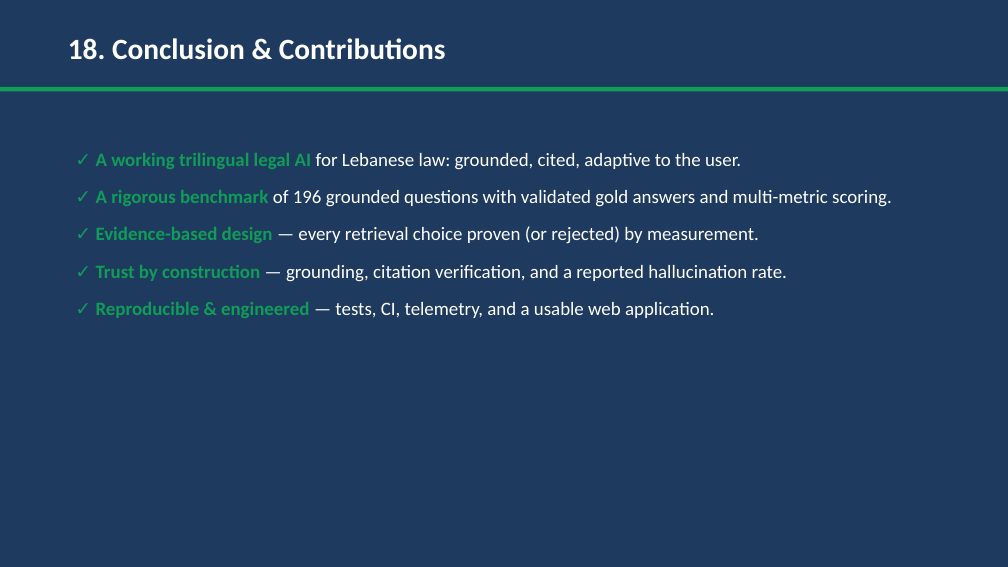
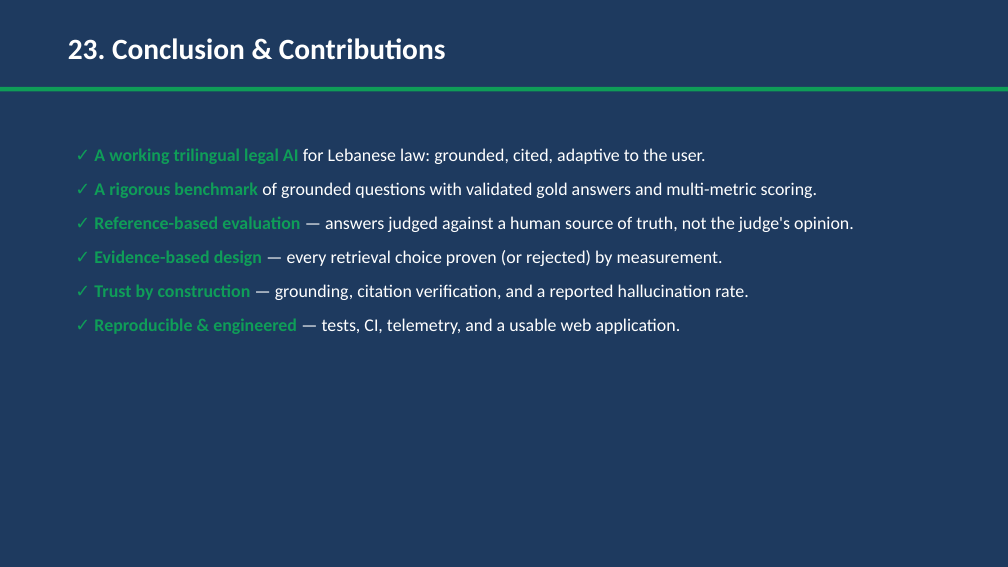
Before and after one commit to MohamadELOssman/legal_ai_agent, a slide deck: slide 26 of Legal_AI_Academic_Presentation.pptx (slide 21 before the commit). Drawn at 1008x567 pixels with LibreOffice and Linux fonts; fonts in the diff are those of the drawing. Boxes give left, top, right and bottom in pixels: in the first picture for what was removed or moved away, otherwise in the second. Text is boxed around its words. In the diff, an @@ line names an element or a change of style, - is before the commit and + after.

Commit message:
Expand academic presentation to 26 slides (prompts, judge, generation, source of truth)
Add dedicated detailed slides with real prompt excerpts:
- How agents are instructed (system prompts) + structured outputs & grounding rules
- Benchmark question generation (grounded process + generation prompt)
- The Evaluator Agent / LLM-as-judge (rubric, reference-free prompt)
- The Source-of-Truth reference answer (why it matters, reference-based prompt, mandatory)
Plus expanded architecture captions and workflow detail.

```diff
--- a/Legal_AI_Academic_Presentation.pptx
+++ b/Legal_AI_Academic_Presentation.pptx
@@ text at (68,38,446,60): text changed @@
-18. Conclusion & Contributions
+23. Conclusion & Contributions
@@ text at (94,148,748,334): size 18 to 17 pt in "✓ A working trilingual legal AI for ...", "✓ Evidence-based design — every retrieval choice ...", "✓ Trust by construction — grounding, citation ...", "✓ Reproducible & engineered — tests, CI, ..."; less space between paragraphs @@
@@ text at (94,182,854,232): text changed; size 18 to 17 pt @@
-✓ A rigorous benchmark of 196 grounded questions with validated gold answers and multi-metric scoring.
+✓ A rigorous benchmark of grounded questions with validated gold answers and multi-metric scoring.
+✓ Reference-based evaluation — answers judged against a human source of truth, not the judge's opinion.
```
Also in this commit, not shown: 19 other slides changed, 6 slides added, 1 slide removed, 1 other file.
